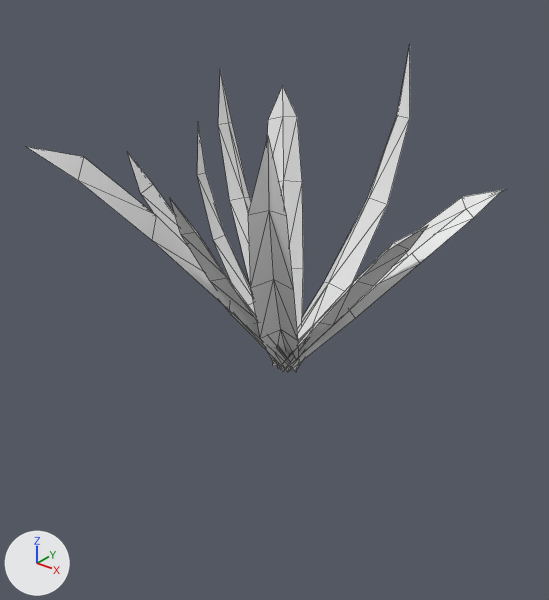
Before and after pictures for a commit that changed the OBJ model game/assets/models/plants/SM_Plant_TillandsiaClump_Leaf.obj.
One viewpoint serves both versions: a camera (50 mm lens) standing at (0.686, -0.891, 0.669) and looking at (-0.011, -0.02, 0.129). Arrows for +X, +Y and +Z are at lower left; the lights stay in place. The picture after the commit comes second. Mesh edges are drawn as thin lines. Where no turn or scale is listed for an object, it has been applied to the vertices.

Objects in the first picture: 'SM_Plant_TillandsiaClump_Leaf'.
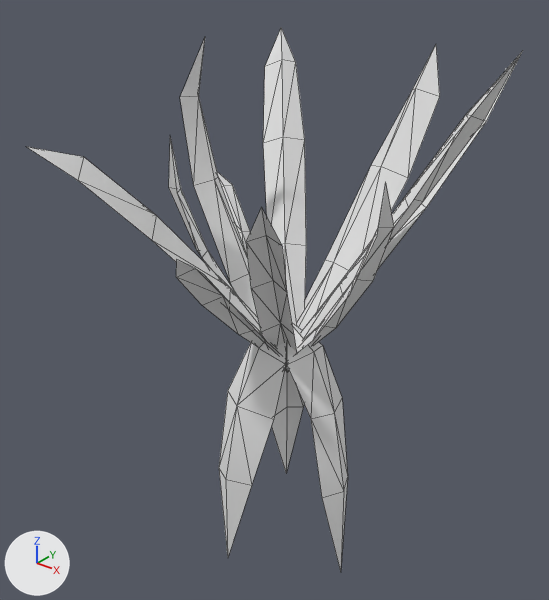
Pixel boxes [x1, y1, x2, y2] of what changed, in the pictures (549 x 600 px; the box of a moved part takes in the faces that stretch with it):
'SM_Plant_TillandsiaClump_Leaf', reshaped (67% taller): before [27, 46, 506, 372]; after [27, 28, 523, 572]
part 1 of me_sm_plant_tillandsiaclump_leaf, moved or reshaped: before [197, 123, 282, 370]; after [169, 137, 238, 296]
part 2 of me_sm_plant_tillandsiaclump_leaf, rebuilt: before [128, 153, 286, 370]; after [180, 38, 258, 317]
part 3 of me_sm_plant_tillandsiaclump_leaf, rebuilt (7% narrower, 38% shorter): before [170, 199, 289, 360]; after [176, 260, 287, 360]
part 4 of me_sm_plant_tillandsiaclump_leaf, rebuilt (69% taller): before [281, 189, 506, 372]; after [285, 58, 518, 368]
part 5 of me_sm_plant_tillandsiaclump_leaf, rebuilt: before [278, 225, 428, 369]; after [295, 184, 394, 355]
part 6 of me_sm_plant_tillandsiaclump_leaf, rebuilt: before [295, 46, 410, 370]; after [297, 45, 440, 330]
part 7 of me_sm_plant_tillandsiaclump_leaf, rebuilt: before [267, 86, 303, 366]; after [263, 28, 306, 326]
part 8 of me_sm_plant_tillandsiaclump_leaf, added: after [219, 323, 348, 572]
part 9 of me_sm_plant_tillandsiaclump_leaf, moved or reshaped: before [218, 68, 500, 372]; after [217, 51, 523, 373]

Diff of the bpy script that builds the scene:
```diff
--- a/game/assets/models/plants/SM_Plant_TillandsiaClump_Leaf.obj.py
+++ b/game/assets/models/plants/SM_Plant_TillandsiaClump_Leaf.obj.py
@@ me_sm_plant_tillandsiaclump_leaf @@
 # used by ob_sm_plant_tillandsiaclump_leaf; location = (0.0, 0.0, 0.0)
-me_sm_plant_tillandsiaclump_leaf.from_pydata(...)  # 143 vertices, 154 faces; spans x -0.2..0.29, y -0.35..0.265, z 0.001..0.506
+me_sm_plant_tillandsiaclump_leaf.from_pydata(...)  # 174 vertices, 190 faces; spans x -0.225..0.283, y -0.35..0.31, z -0.38..0.525
+# me_sm_plant_tillandsiaclump_leaf part 1: the loose piece of 13 vertices spanning x -0.189..0.01, y -0.031..0.021, z 0.001..0.394 is turned 32.5 degrees about the z axis through the mesh origin
+# me_sm_plant_tillandsiaclump_leaf part 2: the loose piece of 13 vertices spanning x -0.2..0.013, y -0.148..0.018, z 0.001..0.368 is rebuilt with 13 vertices and now spans x -0.191..0.013, y -0.039..0.027, z 0.001..0.525
+# me_sm_plant_tillandsiaclump_leaf part 3: the loose piece of 13 vertices spanning x -0.032..0.022, y -0.238..0.01, z 0.001..0.359 is rebuilt with 13 vertices and now spans x -0.034..0.023, y -0.232..0.01, z 0.001..0.271
+# me_sm_plant_tillandsiaclump_leaf part 4: the loose piece of 13 vertices spanning x -0.012..0.29, y -0.022..0.14, z 0.002..0.338 is rebuilt with 13 vertices and now spans x -0.012..0.283, y -0.022..0.14, z 0.001..0.52
+# me_sm_plant_tillandsiaclump_leaf part 5: the loose piece of 13 vertices spanning x -0.01..0.258, y -0.048..0.018, z 0.001..0.325 is rebuilt with 13 vertices and now spans x -0.01..0.19, y -0.048..0.02, z 0.001..0.366
+# me_sm_plant_tillandsiaclump_leaf part 6: the loose piece of 13 vertices spanning x -0.026..0.077, y -0.013..0.265, z 0.002..0.506 is rebuilt with 13 vertices and now spans x -0.028..0.096, y -0.015..0.31, z 0.002..0.501
+# me_sm_plant_tillandsiaclump_leaf part 7: the loose piece of 13 vertices spanning x -0.183..0.019, y -0.017..0.199, z 0.001..0.422 is rebuilt with 13 vertices and now spans x -0.225..0.023, y -0.02..0.264, z 0.002..0.511
+# me_sm_plant_tillandsiaclump_leaf part 8: a new loose piece of 31 vertices spanning x -0.077..0.137, y -0.122..0.11, z -0.38..0.09
+# me_sm_plant_tillandsiaclump_leaf part 9
+# 35 vertices are removed from x -0.187..0.242, y -0.186..0.243, z 0.001..0.467
+# 42 faces are deleted
+# 35 vertices are added at x -0.224..0.244, y -0.212..0.245, z 0.001..0.512
+# 42 new faces join them
```
